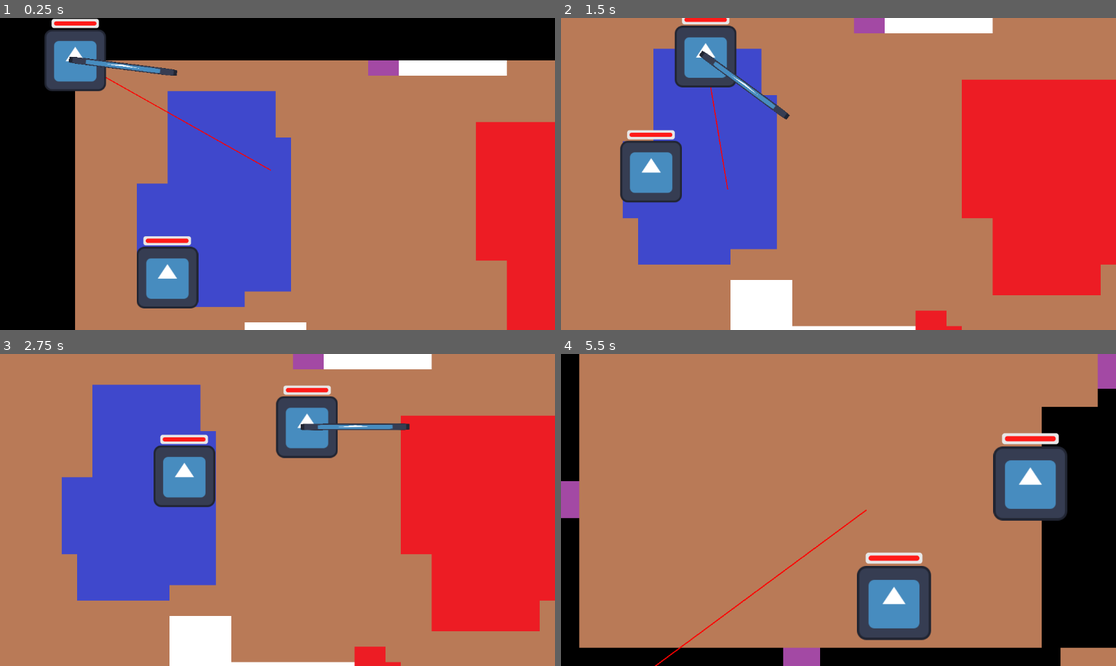
Above: before the commit, frames 1-4 (two rows, left to right).
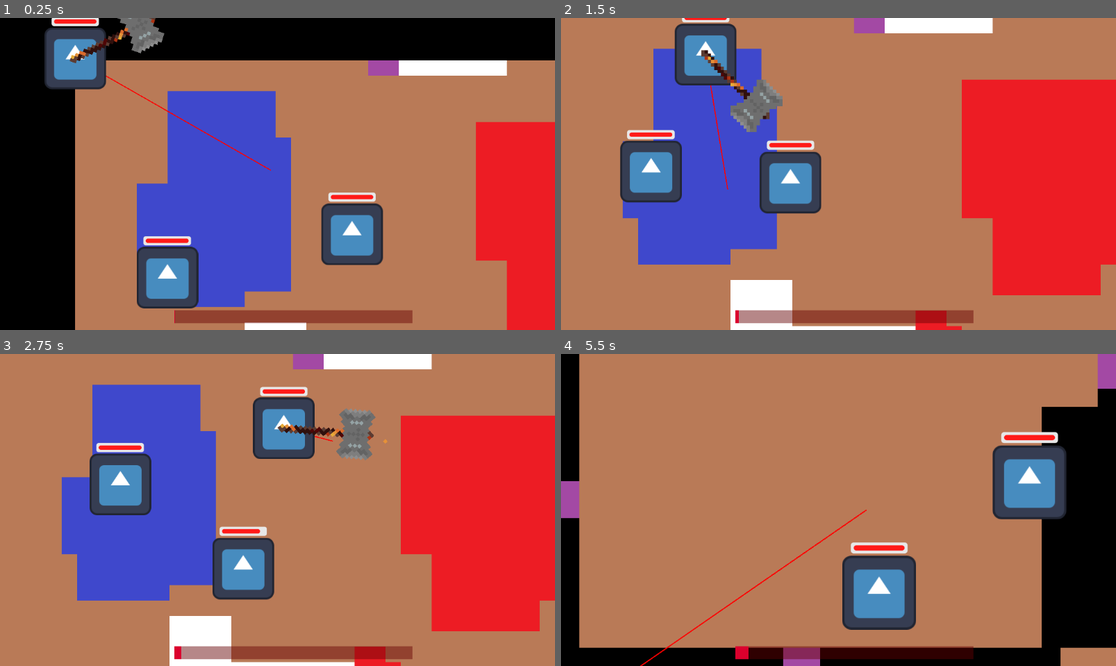
Above: after the commit, the same moments.

Repository: Arthexs/Rising-gamejam
Game: Godot game, scene res://Scenes/Main/main.tscn
The game is run twice, just before and just after one commit, with the same random seed, the same clock (stepped at 60 frames per second) and the same inputs. The engine's default icon, where the game draws it, is replaced by a stand-in: a white triangle on a blue panel in a dark square.
Inputs (mouse positions are in pixels of both pictures, inside the frame that each line leads up to):
- Up to frame 1 (0.25 s): no input
- Up to frame 2 (1.5 s): move the mouse to (960, 158) at 0.52 s; hold D (Right) 0.53-1.28 s; move the mouse to (727, 189) at 1.27 s; hold S (Down) from 1.28 s (still down)
- Up to frame 3 (2.75 s): move the mouse to (333, 441) at 2.02 s; release S (Down) at 2.03 s; hold D (Right) from 2.03 s (still down)
- Up to frame 4 (5.5 s): move the mouse to (810, 572) at 2.77 s; release D (Right) at 2.78 s; hold W (Up) 2.78-3.53 s; move the mouse to (1005, 556) at 3.52 s; hold A (Left) 3.53-5.03 s; move the mouse to (672, 463) at 4.27 s; move the mouse to (866, 510) at 5.02 s; hold S (Down) from 5.03 s (still down)

The runs differ from the first frame. In frame 1, 6.2% of the frame differs, in the area x 8-75%, y 0-98%; in frame 2, 6.2%; in frame 3, 13%, in the area x 16-75%, y 10-98%; in frame 4, 6.7%.

Commit message:
Auto stash before merge of "main" and "origin/main"

Diff:
--- /dev/null
+++ b/Scenes/HUD/hud.gd
@@ -0,0 +1,17 @@
+extends CanvasLayer
+
+var meter_value = 0
+var meter_max = 100
+var increase_speed = 1 # units per second
+
+# Called when the node enters the scene tree for the first time.
+func _ready() -> void:
+	pass # Replace with function body.
+
+
+# Called every frame. 'delta' is the elapsed time since the previous frame.
+func _process(delta: float) -> void:
+	meter_value += increase_speed * delta
+	if meter_value > meter_max:
+		meter_value = meter_max
+	$CorruptionMeter.value = meter_value
--- /dev/null
+++ b/Scenes/HUD/hud.tscn
@@ -0,0 +1,22 @@
+[gd_scene load_steps=4 format=3 uid="uid://bvaqysdblrjvn"]
+
+[ext_resource type="Script" uid="uid://bf4tlalrywesl" path="res://Scenes/HUD/hud.gd" id="1_33i1w"]
+
+[sub_resource type="StyleBoxFlat" id="StyleBoxFlat_33i1w"]
+bg_color = Color(0.396078, 0, 0.0117647, 0.470588)
+
+[sub_resource type="StyleBoxFlat" id="StyleBoxFlat_5aai8"]
+bg_color = Color(0.857909, 0, 0.177879, 1)
+
+[node name="HUD" type="CanvasLayer"]
+script = ExtResource("1_33i1w")
+
+[node name="CorruptionMeter" type="ProgressBar" parent="."]
+offset_left = 362.0
+offset_top = 607.0
+offset_right = 856.0
+offset_bottom = 634.0
+theme_override_styles/background = SubResource("StyleBoxFlat_33i1w")
+theme_override_styles/fill = SubResource("StyleBoxFlat_5aai8")
+show_percentage = false
+metadata/_edit_use_anchors_ = true
--- a/Scenes/Main/main.tscn
+++ b/Scenes/Main/main.tscn
@@ -6,6 +6,7 @@
 [ext_resource type="PackedScene" uid="uid://mdyfi8kuwke7" path="res://Scenes/Camera/player_camera.tscn" id="3_5yls4"]
 [ext_resource type="PackedScene" uid="uid://djwlxf205tx6g" path="res://Scenes/Map/main_tile_map_layer.tscn" id="4_5yls4"]
 [ext_resource type="PackedScene" uid="uid://c77rs567yitg2" path="res://Scenes/Mobs/melee_mob.tscn" id="5_p6jpk"]
+[ext_resource type="PackedScene" uid="uid://bvaqysdblrjvn" path="res://Scenes/HUD/hud.tscn" id="7_xlvfx"]
 
 [node name="Main" type="Node2D"]
 script = ExtResource("1_1r6ip")
@@ -24,5 +25,12 @@
 
 [node name="Player" parent="." instance=ExtResource("2_qw60k")]
 
+[node name="meleeMob" parent="." node_paths=PackedStringArray("playerchar") instance=ExtResource("5_p6jpk")]
+position = Vector2(417, 268)
+lock_rotation = true
+playerchar = NodePath("../Player")
+
+[node name="HUD" parent="." instance=ExtResource("7_xlvfx")]
+
 [connection signal="change_room" from="MainTileMapLayer" to="PlayerCamera" method="limit_to_room"]
 [connection signal="hurtbox_hit" from="Player" to="MainTileMapLayer" method="_on_player_hurtbox_hit"]
--- a/Scenes/Map/main_tile_map_layer.gd
+++ b/Scenes/Map/main_tile_map_layer.gd
@@ -10,6 +10,7 @@
 var previous_room: Room
 
 signal change_room(room: Room)
+signal added_monsters()
 
 func _ready() -> void:
 	spawnable_rooms.append_array(get_node("Level1").get_children() as Array[Room])
--- a/Scenes/Mobs/melee_mob.gd
+++ b/Scenes/Mobs/melee_mob.gd
@@ -7,6 +7,8 @@
 
 @onready var attack_area = $AttackArea
 @onready var attack_timer = $AttackTimer
+
+signal death()
 
 var player_in_range: Player = null
 var path: PackedVector2Array = []
@@ -88,3 +90,6 @@
 
 func _on_attack_timer_timeout() -> void:
 	try_attack()
+
+func died() -> void:
+	death.emit()
--- a/Scenes/Player/player.tscn
+++ b/Scenes/Player/player.tscn
@@ -1,8 +1,9 @@
-[gd_scene load_steps=9 format=3 uid="uid://dyt4v8eus8pq1"]
+[gd_scene load_steps=23 format=3 uid="uid://dyt4v8eus8pq1"]
 
 [ext_resource type="Script" uid="uid://in80cvamluap" path="res://Scenes/Player/player.gd" id="1_a3d8c"]
 [ext_resource type="Texture2D" uid="uid://ccrdslwfsw0xn" path="res://icon.svg" id="1_uvnfx"]
 [ext_resource type="Script" uid="uid://bds3x30hrriwb" path="res://Scenes/Player/weapon.gd" id="3_xpcdj"]
+[ext_resource type="Texture2D" uid="uid://ciwjnd6te1jlo" path="res://Assets/Hammer (5).png" id="4_htcer"]
 [ext_resource type="PackedScene" uid="uid://buug0vtr25jkt" path="res://Scenes/Player/health_module.tscn" id="4_mtuoh"]
 
 [sub_resource type="RectangleShape2D" id="RectangleShape2D_a3d8c"]
@@ -11,13 +12,106 @@
 [sub_resource type="PhysicsMaterial" id="PhysicsMaterial_mtuoh"]
 bounce = 1.0
 
-[sub_resource type="RectangleShape2D" id="RectangleShape2D_xpcdj"]
-size = Vector2(230, 20)
+[sub_resource type="RectangleShape2D" id="RectangleShape2D_dd0ac"]
+size = Vector2(100.409, 187.383)
+
+[sub_resource type="AtlasTexture" id="AtlasTexture_0u5uq"]
+atlas = ExtResource("4_htcer")
+region = Rect2(0, 0, 32, 32)
+
+[sub_resource type="AtlasTexture" id="AtlasTexture_jlvik"]
+atlas = ExtResource("4_htcer")
+region = Rect2(32, 0, 32, 32)
+
+[sub_resource type="AtlasTexture" id="AtlasTexture_gk6dx"]
+atlas = ExtResource("4_htcer")
+region = Rect2(64, 0, 32, 32)
+
+[sub_resource type="AtlasTexture" id="AtlasTexture_jhyir"]
+atlas = ExtResource("4_htcer")
+region = Rect2(96, 0, 32, 32)
+
+[sub_resource type="AtlasTexture" id="AtlasTexture_74mp2"]
+atlas = ExtResource("4_htcer")
+region = Rect2(128, 0, 32, 32)
+
+[sub_resource type="AtlasTexture" id="AtlasTexture_oikmp"]
+atlas = ExtResource("4_htcer")
+region = Rect2(160, 0, 32, 32)
+
+[sub_resource type="AtlasTexture" id="AtlasTexture_06tpx"]
+atlas = ExtResource("4_htcer")
+region = Rect2(192, 0, 32, 32)
+
+[sub_resource type="AtlasTexture" id="AtlasTexture_7g0yx"]
+atlas = ExtResource("4_htcer")
+region = Rect2(224, 0, 32, 32)
+
+[sub_resource type="AtlasTexture" id="AtlasTexture_dey5f"]
+atlas = ExtResource("4_htcer")
+region = Rect2(256, 0, 32, 32)
+
+[sub_resource type="AtlasTexture" id="AtlasTexture_r5xpd"]
+atlas = ExtResource("4_htcer")
+region = Rect2(288, 0, 32, 32)
+
+[sub_resource type="AtlasTexture" id="AtlasTexture_ks1b7"]
+atlas = ExtResource("4_htcer")
+region = Rect2(320, 0, 32, 32)
+
+[sub_resource type="AtlasTexture" id="AtlasTexture_hnuln"]
+atlas = ExtResource("4_htcer")
+region = Rect2(352, 0, 32, 32)
+
+[sub_resource type="SpriteFrames" id="SpriteFrames_aqm4k"]
+animations = [{
+"frames": [{
+"duration": 1.0,
+"texture": SubResource("AtlasTexture_0u5uq")
+}, {
+"duration": 1.0,
+"texture": SubResource("AtlasTexture_jlvik")
+}, {
+"duration": 1.0,
+"texture": SubResource("AtlasTexture_gk6dx")
+}, {
+"duration": 1.0,
+"texture": SubResource("AtlasTexture_jhyir")
+}, {
+"duration": 1.0,
+"texture": SubResource("AtlasTexture_74mp2")
+}, {
+"duration": 1.0,
+"texture": SubResource("AtlasTexture_oikmp")
+}, {
+"duration": 1.0,
+"texture": SubResource("AtlasTexture_06tpx")
+}, {
+"duration": 1.0,
+"texture": SubResource("AtlasTexture_7g0yx")
+}, {
+"duration": 1.0,
+"texture": SubResource("AtlasTexture_dey5f")
+}, {
+"duration": 1.0,
+"texture": SubResource("AtlasTexture_r5xpd")
+}, {
+"duration": 1.0,
+"texture": SubResource("AtlasTexture_ks1b7")
+}, {
+"duration": 1.0,
+"texture": SubResource("AtlasTexture_hnuln")
+}],
+"loop": true,
+"name": &"weapon",
+"speed": 5.0
+}]
 
 [sub_resource type="RectangleShape2D" id="RectangleShape2D_mtuoh"]
 size = Vector2(126, 127)
 
 [node name="Player" type="CharacterBody2D" node_paths=PackedStringArray("hurtbox", "health_module")]
+position = Vector2(0, -4)
 script = ExtResource("1_a3d8c")
 hurtbox = NodePath("Hitbox")
 health_module = NodePath("HealthModule")
@@ -30,20 +124,25 @@
 shape = SubResource("RectangleShape2D_a3d8c")
 
 [node name="weapon" type="RigidBody2D" parent="."]
-mass = 30.0
+mass = 50.0
 physics_material_override = SubResource("PhysicsMaterial_mtuoh")
 gravity_scale = 0.0
 center_of_mass_mode = 1
 script = ExtResource("3_xpcdj")
 
 [node name="CollisionShape2D" type="CollisionShape2D" parent="weapon"]
-position = Vector2(99, 0)
-shape = SubResource("RectangleShape2D_xpcdj")
+position = Vector2(61.25, -62.25)
+rotation = 0.785398
+scale = Vector2(1, 1)
+shape = SubResource("RectangleShape2D_dd0ac")
 
-[node name="Sprite2D" type="Sprite2D" parent="weapon"]
-position = Vector2(100, 0)
-scale = Vector2(1.76406, 0.109375)
-texture = ExtResource("1_uvnfx")
+[node name="AnimatedSprite2D" type="AnimatedSprite2D" parent="weapon"]
+texture_filter = 1
+position = Vector2(92.5, -92.5)
+scale = Vector2(6.78125, 6.78125)
+sprite_frames = SubResource("SpriteFrames_aqm4k")
+animation = &"weapon"
+frame_progress = 0.0454644
 
 [node name="PinJoint2D" type="PinJoint2D" parent="."]
 node_a = NodePath("..")
--- a/Scenes/Player/weapon.gd
+++ b/Scenes/Player/weapon.gd
@@ -11,15 +11,17 @@
 @export var impulse_scale: float = 1.0
 @export var max_impulse: float = 500.0
 @export var minimum_impulse: float = 10.0
+@onready var _animated_sprite = $AnimatedSprite2D
 
 func _ready():
 	contact_monitor = true
 	max_contacts_reported = 8
+	_animated_sprite.play("weapon")
 
 func _physics_process(delta):
 	# Rotation control (unchanged)
 	target_pos = get_global_mouse_position()
-	var desired_angle = (target_pos - global_position).angle()
+	var desired_angle = (target_pos - global_position).angle()+PI/4
 	var angle_diff = wrapf(desired_angle - rotation, -PI, PI)
 	var angular_velocity_error = -angular_velocity
 	var torque = (angle_diff * kp) + (angular_velocity_error * kd)
Binary file added: Assets/Hammer (5).png
Not shown, added: Assets/Hammer (5).png.import
Not shown, added: Scenes/HUD/hud.gd.uid
Not shown: 1 places in Scenes/Main/main.tscn that only renumber resources
